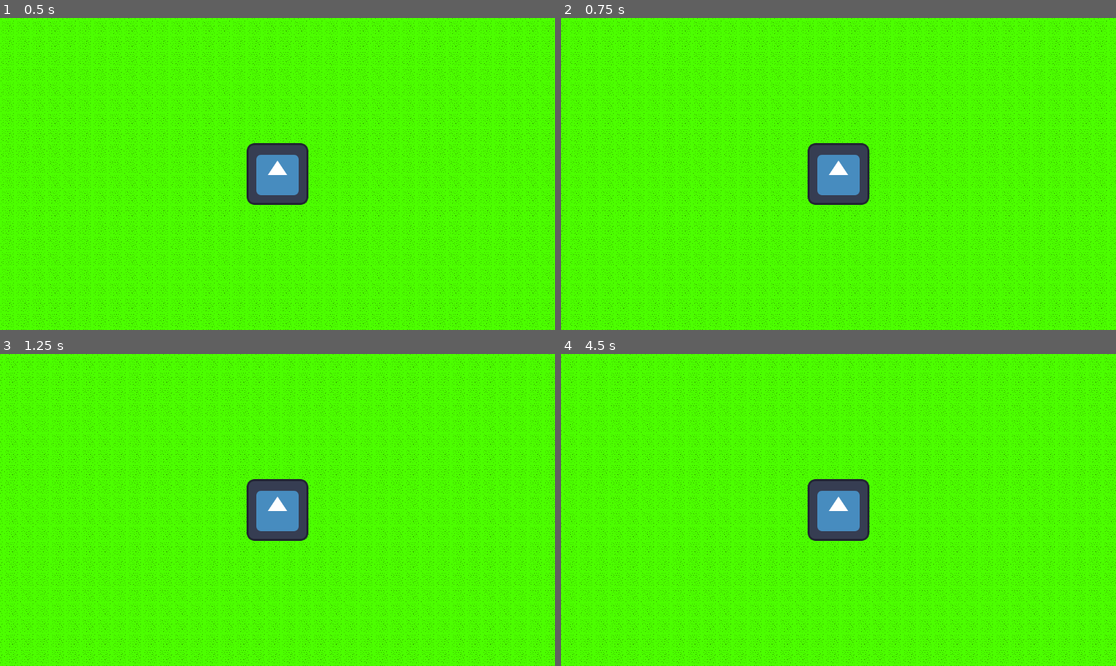
Above: before the commit, frames 1-4 (two rows, left to right).
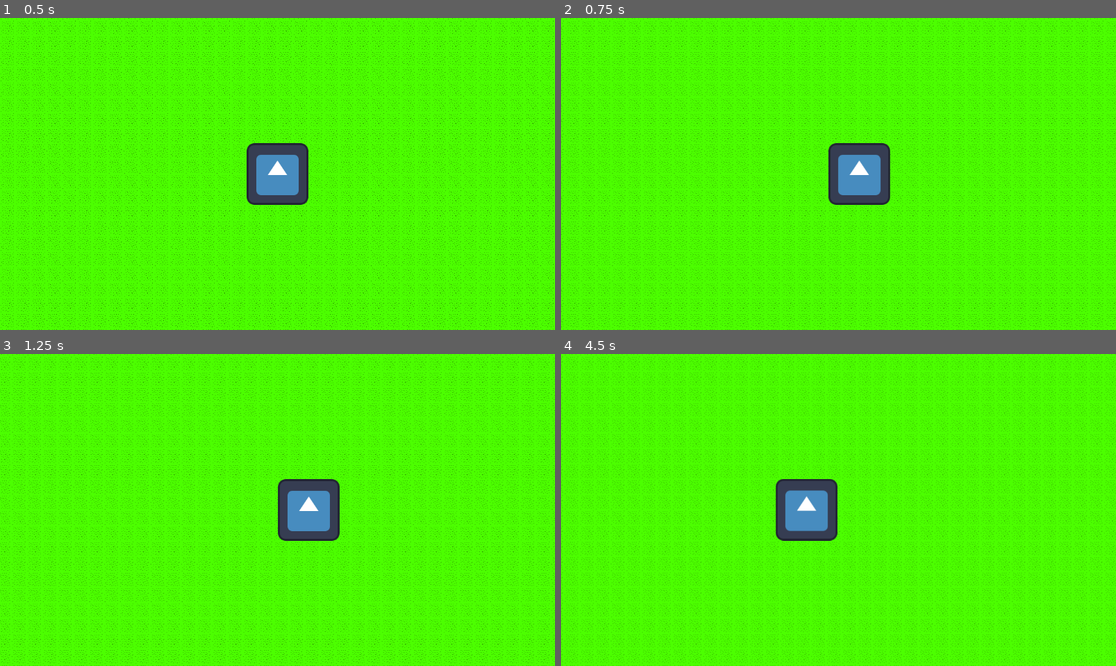
Above: after the commit, the same moments.

Repository: jacobjameskbb/GameDev-Th-Spring2024-Survival
Game: Godot game, scene res://base_game.tscn
Same seed, same stepped clock (60 frames per second), same inputs: the game is played once before the commit and once after it. The engine's default icon, where the game draws it, is replaced by a stand-in: a white triangle on a blue panel in a dark square.
Inputs (mouse positions are in pixels of both pictures, inside the frame that each line leads up to):
- Up to frame 1 (0.5 s): no input
- Up to frame 2 (0.75 s): tap Enter at 0.5 s; move the mouse to (960, 158) at 0.52 s; press the mouse at (960, 158) at 0.53 s; hold D (right) from 0.53 s (still down)
- Up to frame 3 (1.25 s): keep holding D (right)
- Up to frame 4 (4.5 s): move the mouse to (727, 525) at 1.27 s; release D (right) at 1.28 s; release the mouse at (727, 525) at 1.28 s; hold S (down) 1.28-2.03 s; click (727, 525) at 1.35 s; move the mouse to (894, 441) at 2.02 s; press the mouse at (894, 441) at 2.03 s; hold D (right) 2.03-2.78 s; move the mouse to (810, 572) at 2.77 s; release the mouse at (810, 572) at 2.78 s; hold W (up) 2.78-3.53 s; click (810, 572) at 2.85 s; move the mouse to (1005, 556) at 3.52 s; press the mouse at (1005, 556) at 3.53 s; hold A (left) from 3.53 s (still down); move the mouse to (672, 463) at 4.27 s; release the mouse at (672, 463) at 4.28 s; click (672, 463) at 4.35 s

Frame 1 is identical in both runs. In frame 2, 17% of the frame differs, in the area x 0-100%, y 0-100%; in frame 3, 18%; in frame 4, 20%.

Commit message:
added stuff

Diff:
--- a/Script/Camera.gd
+++ b/Script/Camera.gd
@@ -7,5 +7,5 @@
 		if object.is_in_group('Player'):
 			player = object
 
-func _process(_delta):
+func _physics_process(_delta):
 	position = player.position
--- a/Script/Player.gd
+++ b/Script/Player.gd
@@ -1,19 +1,19 @@
 extends CharacterBody2D
 
-var speed = 400
+var speed = 20000
 
-var inventory: Dictionary = {}
+var inventory: Array = []
 
-func get_input():
+func get_input(delta):
 	var input_direction = Input.get_vector("left", "right", "up", "down")
-	velocity = input_direction * speed
+	velocity = input_direction * speed * delta
 
-func _physics_process(_delta):
-	get_input()
+func _physics_process(delta):
+	get_input(delta)
 	move_and_slide()
 
 	for area in $ReachArea.get_overlapping_areas():
-		if area.is_in_group('Item') and area.mouse_in_area == true:
-			if Input.is_action_pressed("Pickup"):
-				inventory[str(area)] = area
-				area.visible = false
+		if area.get_parent.is_in_group('Item') and area.mouse_in_area == true:
+			if Input.is_action_pressed('Pickup'):
+				inventory.append(area.get_parent().items[area.get_parent().is_item])
+				area.get_parent.visible = false
--- /dev/null
+++ b/Script/Resource.gd
@@ -0,0 +1,30 @@
+extends Sprite2D
+
+@onready var resources: Dictionary = {
+	'plank of wood' : preload("res://Assets/Sprites/plank of wood.png")
+
+
+
+
+
+}
+
+var is_resource
+
+func _ready():
+	var is_from = 'tree'
+	spawn_in(is_from)
+
+
+func spawn_in(came_from):
+	if came_from == 'tree':
+		is_resource = resources['plank of wood']
+	if came_from == 'rock':
+		pass
+	if came_from == 'scrap pile':
+		pass
+
+	texture = is_resource
+
+func _process(_delta):
+	pass
--- /dev/null
+++ b/Script/global.gd
@@ -0,0 +1,4 @@
+extends Node
+
+#is in the city or not
+var in_city = false
--- a/Script/item.gd
+++ b/Script/item.gd
@@ -1,7 +1,6 @@
 extends Sprite2D
 
 @onready var items: Dictionary = {
-	'plank of wood': preload("res://Assets/Sprites/plank of wood.png")
 
 
 
--- /dev/null
+++ b/Script/object.gd
@@ -0,0 +1,33 @@
+extends Sprite2D
+
+@onready var objects: Dictionary = {
+	'Tree' : preload("res://Assets/Sprites/Tree.png"),
+	'Rock' : preload("res://Assets/Sprites/Rock.png"),
+	'Scrap pile' : preload("res://Assets/Sprites/Scrap pile.png"),
+}
+
+var only_city: Array = [
+	'Scrap pile'
+
+
+]
+
+var is_object
+
+var hit_points = 100
+
+func _ready():
+	var random_objects = []
+	if Global.in_city == false:
+		for i in objects.keys():
+			if i not in only_city:
+				random_objects.append(i)
+	else:
+		for i in objects.keys():
+			if i in only_city:
+				random_objects.append(i)
+	is_object = objects[random_objects[randi_range(0,random_objects.size() - 1)]]
+	texture = is_object
+
+func _process(_delta):
+	pass
--- a/base_game.tscn
+++ b/base_game.tscn
@@ -25,6 +25,7 @@
 layer_0/tile_data = PackedInt32Array(10, 0, 0, 11, 0, 0, 65547, 0, 0, 65546, 0, 0, 65545, 0, 0, 65544, 0, 0, 65543, 0,  …(69088 unchanged characters)…
 
 [node name="Camera" type="Camera2D" parent="."]
+position_smoothing_enabled = true
 script = ExtResource("1_oxv8s")
 
 [node name="Player" parent="." instance=ExtResource("2_axymc")]
--- /dev/null
+++ b/object.tscn
@@ -0,0 +1,6 @@
+[gd_scene load_steps=2 format=3 uid="uid://if4fjdf57ais"]
+
+[ext_resource type="Script" path="res://Script/object.gd" id="1_ioerv"]
+
+[node name="object" type="Sprite2D"]
+script = ExtResource("1_ioerv")
--- a/player.tscn
+++ b/player.tscn
@@ -7,7 +7,7 @@
 size = Vector2(128, 128)
 
 [sub_resource type="CircleShape2D" id="CircleShape2D_53i8b"]
-radius = 192.0
+radius = 256.008
 
 [node name="Player" type="CharacterBody2D" groups=["Player"]]
 script = ExtResource("1_1xnsh")
--- a/project.godot
+++ b/project.godot
@@ -14,6 +14,10 @@
 run/main_scene="res://base_game.tscn"
 config/features=PackedStringArray("4.2", "Forward Plus")
 config/icon="res://Assets/Sprites/icon.svg"
+
+[autoload]
+
+Global="*res://Script/global.gd"
 
 [display]
 
@@ -46,3 +50,8 @@
 "events": [Object(InputEventMouseButton,"resource_local_to_scene":false,"resource_name":"","device":-1,"window_id":0,"a …(258 unchanged characters)…
 ]
 }
+Place={
+"deadzone": 0.5,
+"events": [Object(InputEventMouseButton,"resource_local_to_scene":false,"resource_name":"","device":-1,"window_id":0,"alt_pressed":false,"shift_pressed":false,"ctrl_pressed":false,"meta_pressed":false,"button_mask":2,"position":Vector2(286, 17),"global_position":Vector2(290, 58),"factor":1.0,"button_index":2,"canceled":false,"pressed":true,"double_click":false,"script":null)
+]
+}
--- /dev/null
+++ b/resource.tscn
@@ -0,0 +1,6 @@
+[gd_scene load_steps=2 format=3 uid="uid://f47oj3myqy7i"]
+
+[ext_resource type="Script" path="res://Script/Resource.gd" id="1_rvmbj"]
+
+[node name="Resource" type="Sprite2D"]
+script = ExtResource("1_rvmbj")
Binary file added: Assets/Sprites/Rock.png
Not shown, added: Assets/Sprites/Rock.png.import
Binary file added: Assets/Sprites/Scrap pile.png
Not shown, added: Assets/Sprites/Scrap pile.png.import
Binary file added: Assets/Sprites/Tree.png
Not shown, added: Assets/Sprites/Tree.png.import
